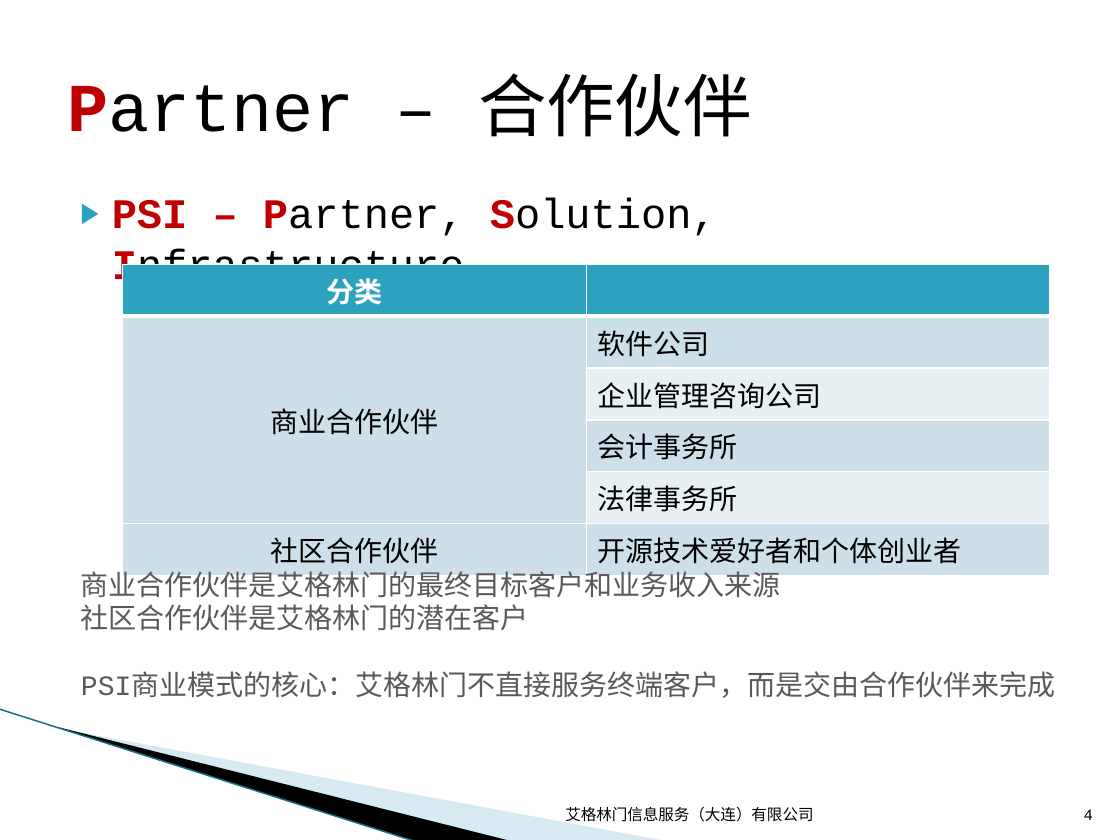
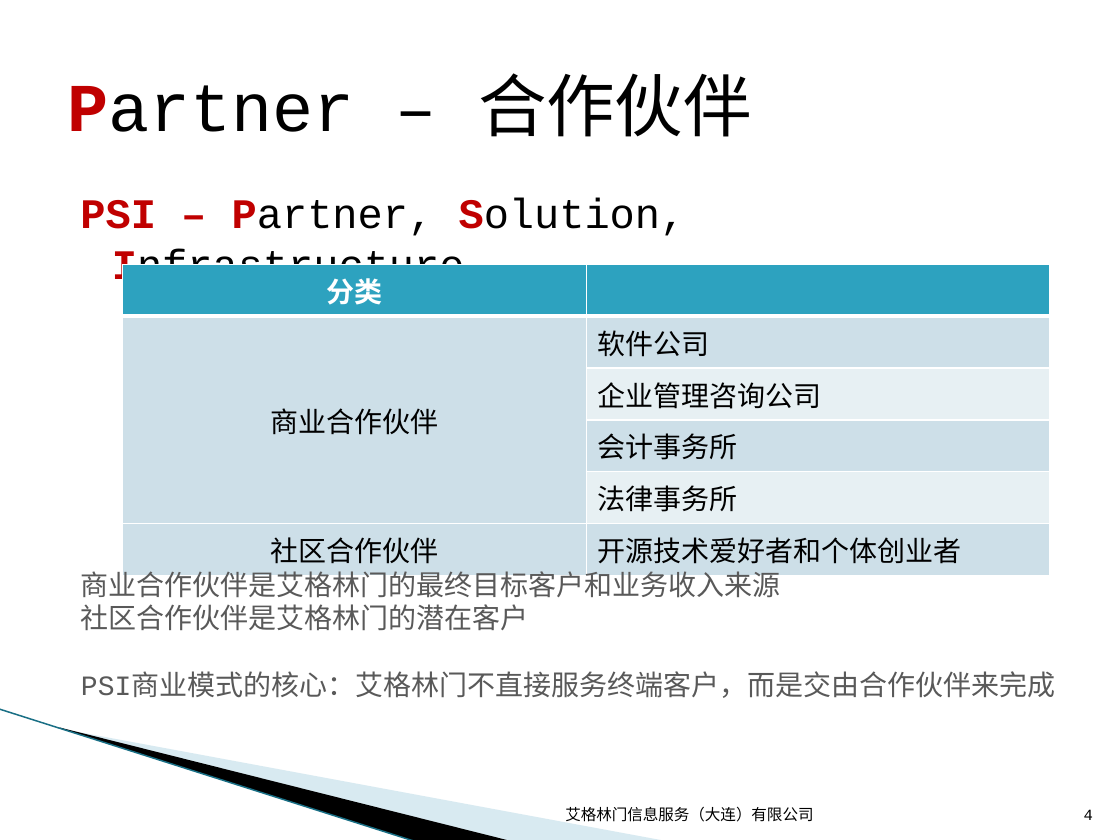
Before and after one commit to wuzhiping/PSI, a slide deck: slide 4 of doc/01 战略/PSI产品战略.pptx. Drawn at 1120x840 pixels with LibreOffice and Linux fonts; fonts in the diff are those of the drawing; background and template pictures are left out. Boxes give left, top, right and bottom in pixels: in the first picture for what was removed or moved away, otherwise in the second. Text is boxed around its words. In the diff, an @@ line names an element or a change of style, - is before the commit and + after.

```diff
--- a/doc/01 战略/PSI产品战略.pptx
+++ b/doc/01 战略/PSI产品战略.pptx
@@ text "PSI – Partner, Solution, Infrastructure" at [80,198,686,291]: bullet ▶ to none @@
```
Also in this commit, not shown: 1 other slide changed.
